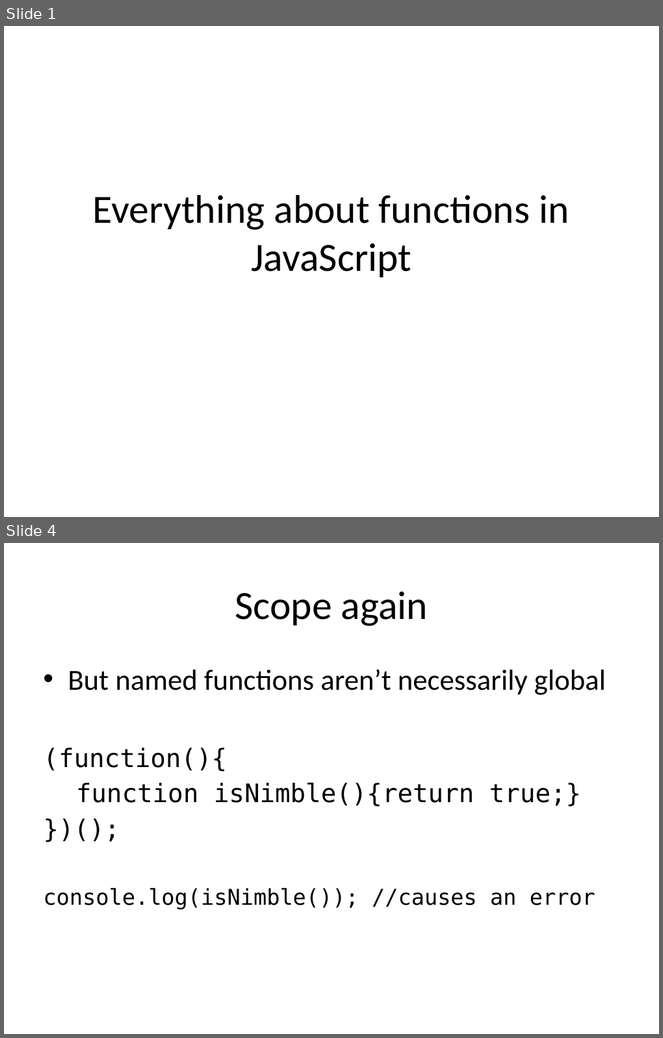
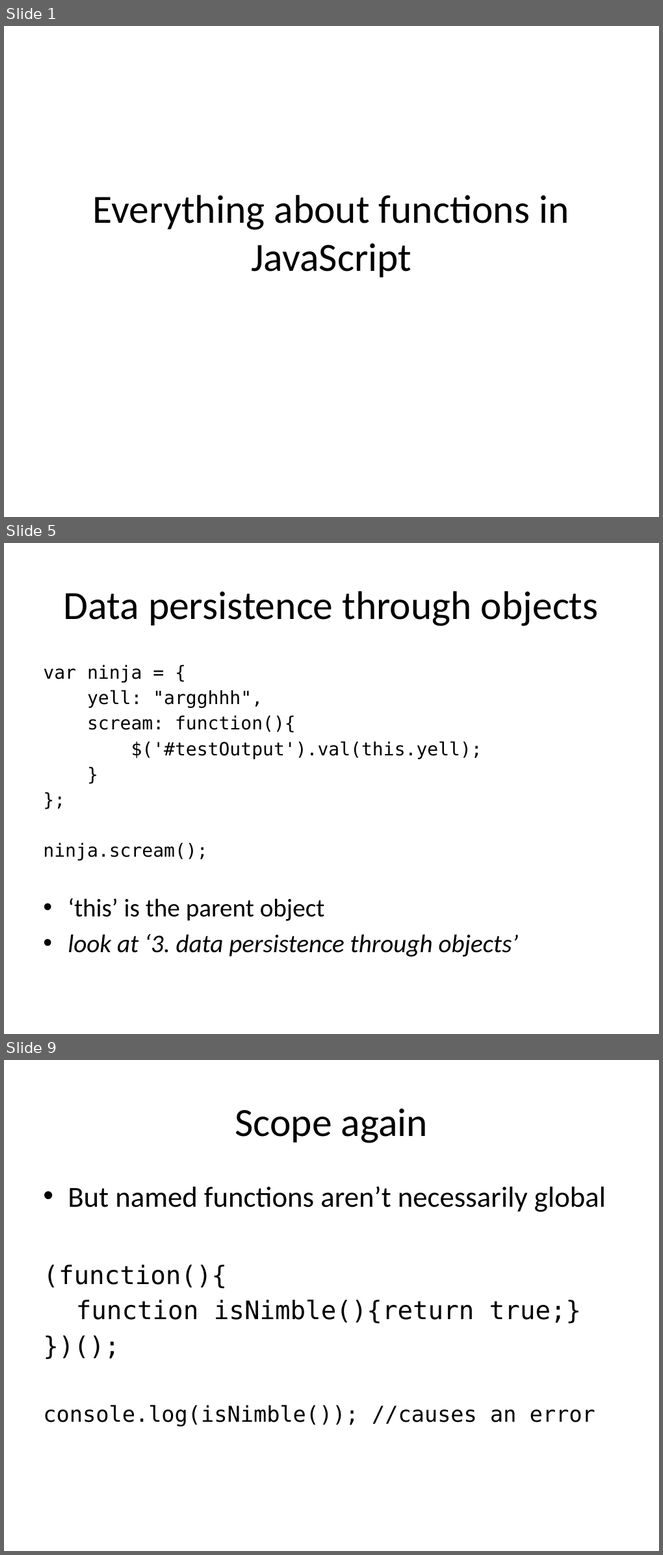
Before and after one commit to kimon-satan/SAEjavaScript, a slide deck: week8/slides/week8.pptx. Shown one above the other, each under a label of ours: slides 1 and 4 before the commit, slides 1, 5 and 9 after it; the slides between them are not shown. The pictures are 663x1038 and 663x1555 pixels, drawn with LibreOffice and Linux fonts; fonts in the diff are those of the drawing. Boxes give left, top, right and bottom in pixels: in the first picture for what was removed or moved away, otherwise in the second. Text is boxed around its words. In the diff, an @@ line names an element or a change of style, - is before the commit and + after.

```diff
--- a/week8/slides/week8.pptx
+++ b/week8/slides/week8.pptx
@@ slide 5 added at <box>4,543,659,1034</box>, background #FFFFFF @@
@@ title added at <box>64,591,599,626</box>, 44 pt, text #000000 @@
+Data persistence through objects
@@ text added at <box>43,665,519,957</box>, 20 pt, text #000000 @@
+var ninja = {
+yell: "argghhh",
+scream: function(){
+$('#testOutput').val(this.yell);
+}
+};
+ninja.scream();
+• ‘this’ is the parent object
+• look at ‘3. data persistence through objects’
@@ what was slide 4 is now slide 9 @@
```
Also in this commit, not shown: 5 slides changed, 9 other slides added, 1 slide removed.
